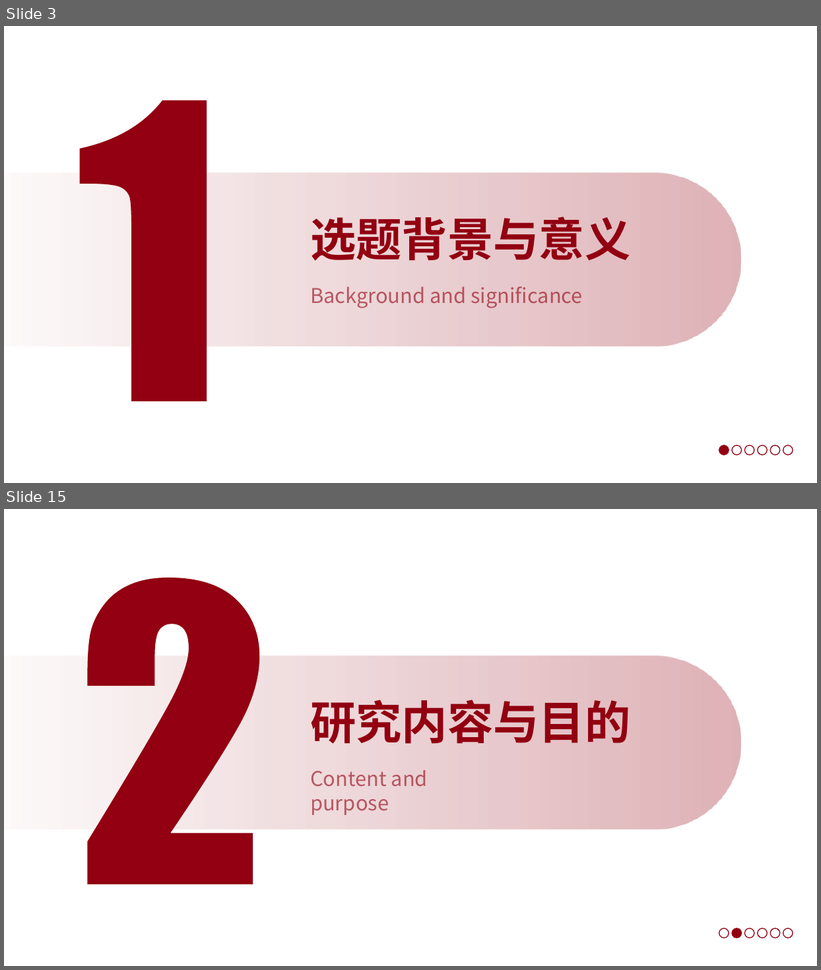
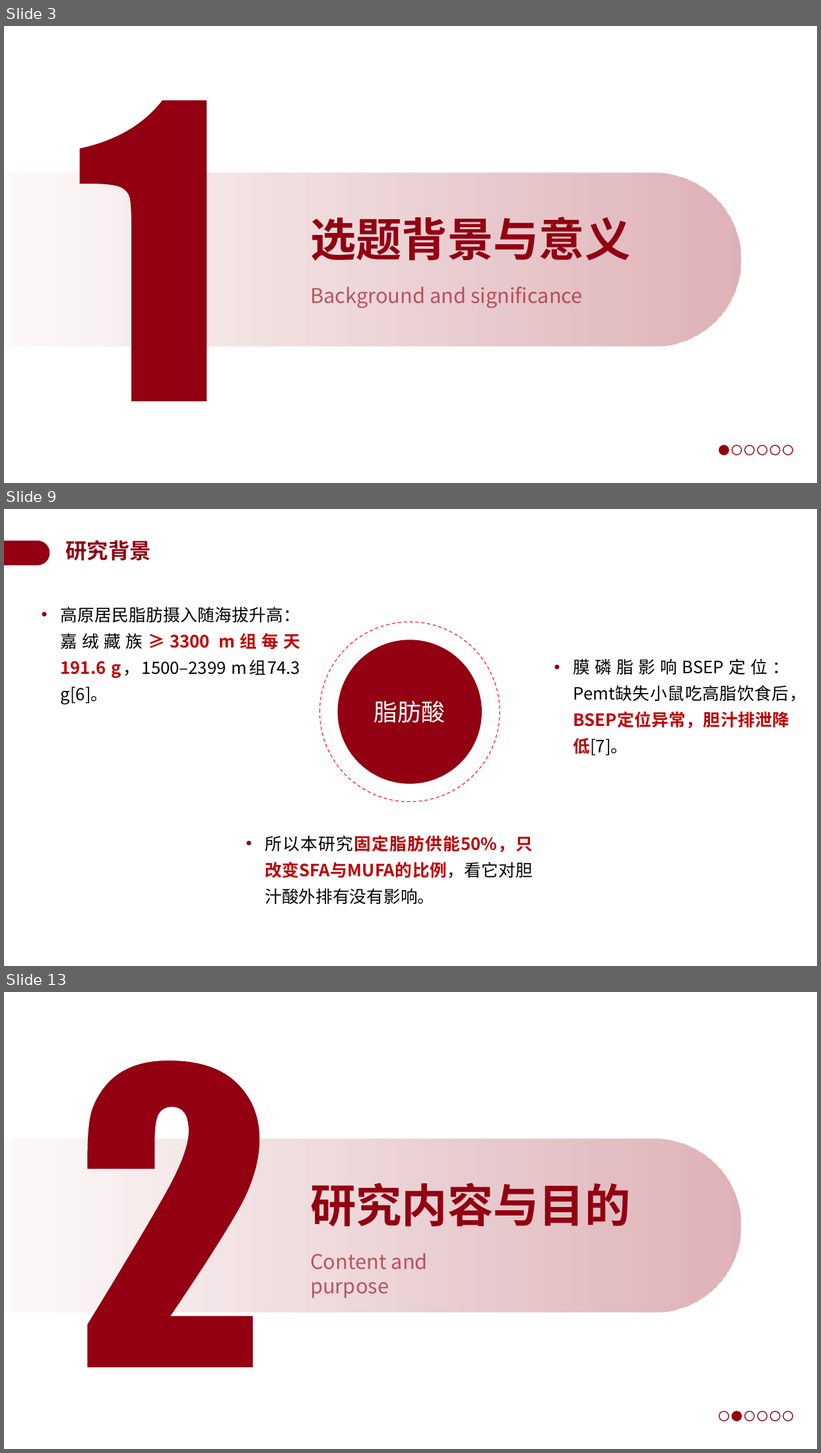
Before and after one commit to a854589274-afk/1, a slide deck: 开题答辩PPT_BSEP高原低压低氧.pptx. Shown one above the other, each under a label of ours: slides 3 and 15 before the commit, slides 3, 9 and 13 after it; the slides between them are not shown. The pictures are 821x970 and 821x1453 pixels, drawn with LibreOffice and Linux fonts; fonts in the diff are those of the drawing; background and template pictures are left out. Boxes give left, top, right and bottom in pixels: in the first picture for what was removed or moved away, otherwise in the second. Text is boxed around its words. In the diff, an @@ line names an element or a change of style, - is before the commit and + after.

```diff
--- a/开题答辩PPT_BSEP高原低压低氧.pptx
+++ b/开题答辩PPT_BSEP高原低压低氧.pptx
@@ slide 9 added at (4,509,817,966), background #FFFFFF @@
@@ freeform shape added at (4,541,50,565), fill #920011 @@
@@ text added at (66,540,151,560), 25.2 pt, text #920011, bold @@
+研究背景
@@ text added at (52,572,214,599), 20 pt, text #FFFFFF, bold @@
+膳食脂肪酸
@@ group added at (270,572,550,852): 3 arc (boxed as its full ellipse)s, 2 ellipses @@
+脂肪酸
@@ text added at (61,607,300,704), 20 pt, text #000000 @@
+• 高原居民脂肪摄入随海拔升高：嘉绒藏族≥3300 m组每天191.6 g，1500–2399 m组74.3 g[6]。
@@ text added at (574,659,807,756), 20 pt, text #000000 @@
+• 膜磷脂影响BSEP定位：Pemt缺失小鼠吃高脂饮食后，BSEP定位异常，胆汁排泄降低[7]。
@@ text added at (265,836,533,904), 20 pt, text #C00000, bold @@
+• 所以本研究固定脂肪供能50%，只改变SFA与MUFA的比例，看它对胆汁酸外排有没有影响。
@@ what was slide 15 is now slide 13 @@
```
Also in this commit, not shown: 2 slides changed, 15 other slides added, 18 slides removed.
